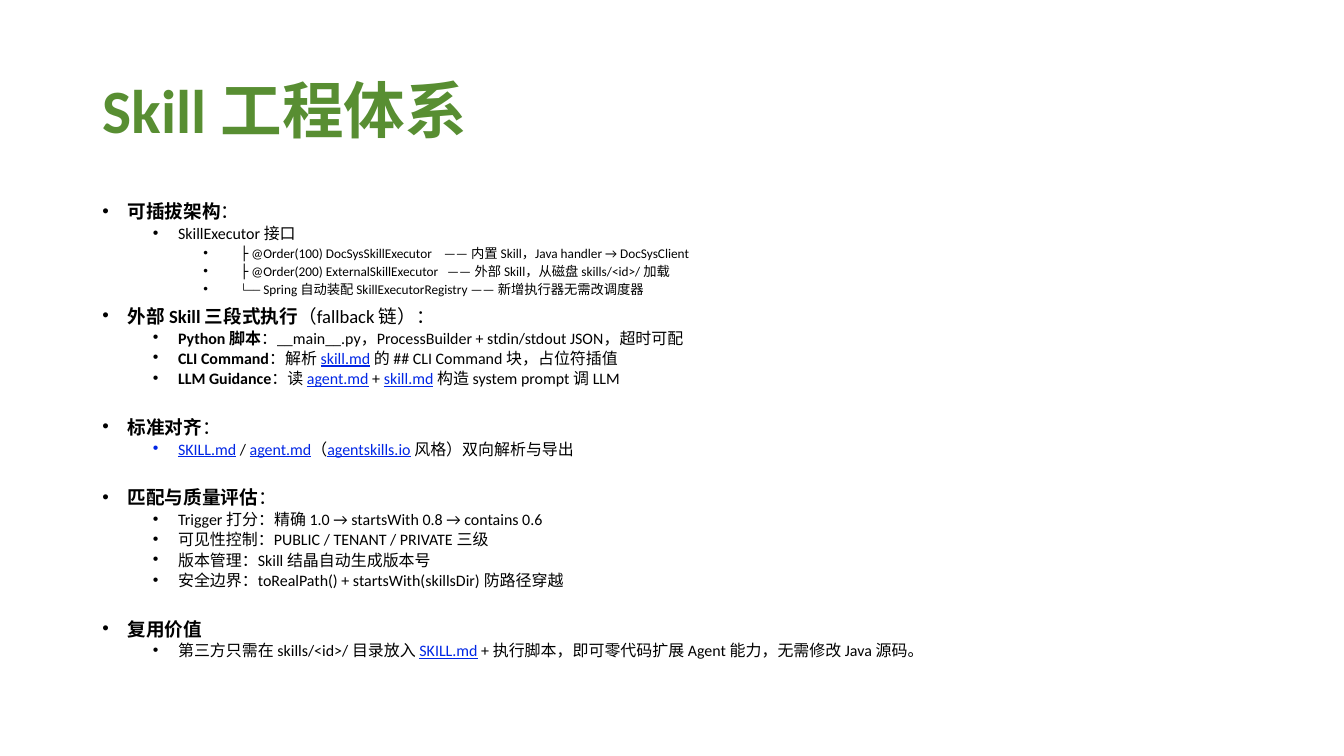
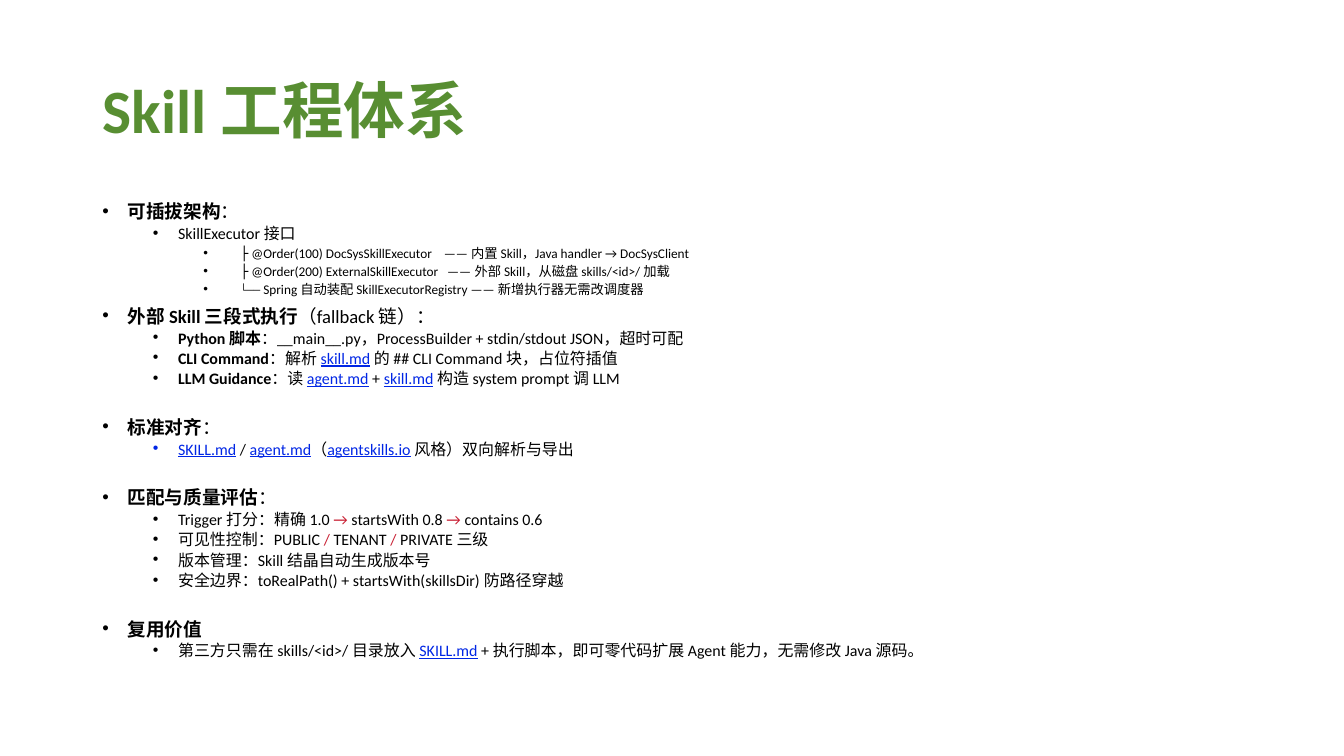
Before and after one commit to nonomal/DocSys, a slide deck: slide 7 of GOAI_MxsDoc_AI_方案PPT.pptx. Drawn at 1344x756 pixels with LibreOffice and Linux fonts; fonts in the diff are those of the drawing. Boxes give left, top, right and bottom in pixels: in the first picture for what was removed or moved away, otherwise in the second. Text is boxed around its words. In the diff, an @@ line names an element or a change of style, - is before the commit and + after.

```diff
--- a/GOAI_MxsDoc_AI_方案PPT.pptx
+++ b/GOAI_MxsDoc_AI_方案PPT.pptx
@@ text at box(178, 511, 542, 547): text colour #000000 to #C81D31 in "→ →", "/ /" @@
```
Also in this commit, not shown: 4 other slides changed.
